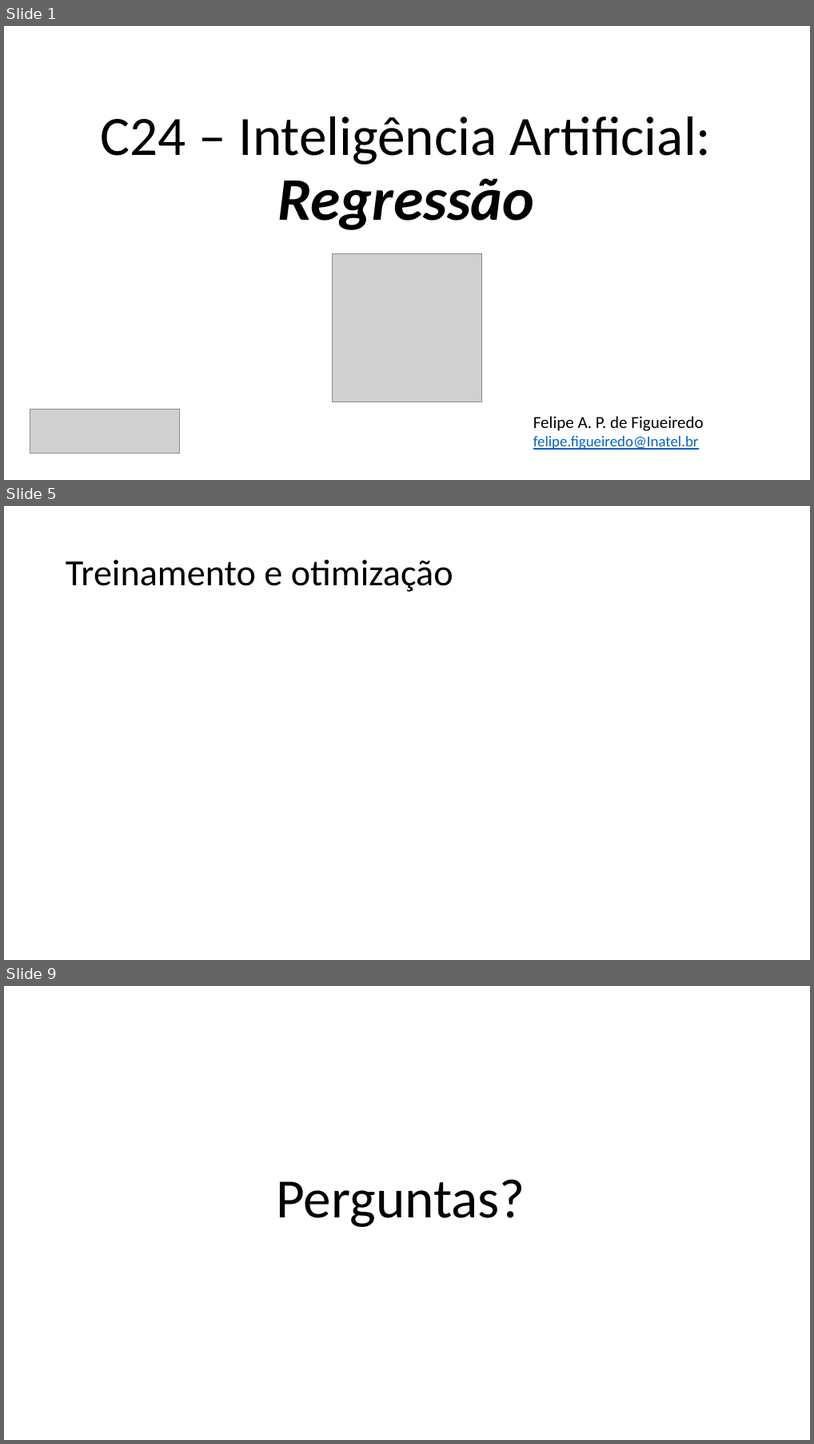
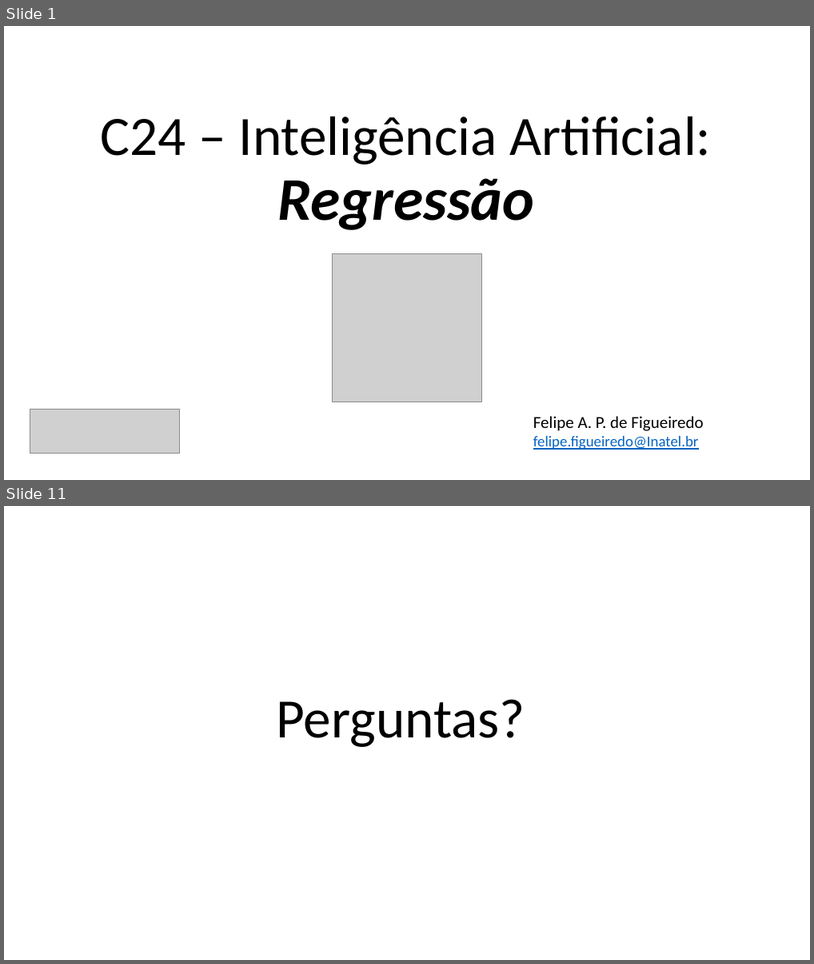
Before and after one commit to zz4fap/c24_inteligencia_artificial, a slide deck: slides/C24_Regressão.pptx. Shown one above the other, each under a label of ours: slides 1, 5 and 9 before the commit, slides 1 and 11 after it; the slides between them are not shown. The pictures are 814x1444 and 814x964 pixels, drawn with LibreOffice and Linux fonts; fonts in the diff are those of the drawing; grey boxes stand for pictures. Boxes give left, top, right and bottom in pixels: in the first picture for what was removed or moved away, otherwise in the second. Text is boxed around its words. In the diff, an @@ line names an element or a change of style, - is before the commit and + after.

```diff
--- a/slides/C24_Regressão.pptx
+++ b/slides/C24_Regressão.pptx
@@ slide 5 removed at (4, 506, 810, 960), background #FFFFFF @@
@@ title removed at (66, 560, 454, 592) @@
-Treinamento e otimização
@@ what was slide 9 is now slide 11 @@
```
Also in this commit, not shown: 9 slides added, 6 other slides removed.
